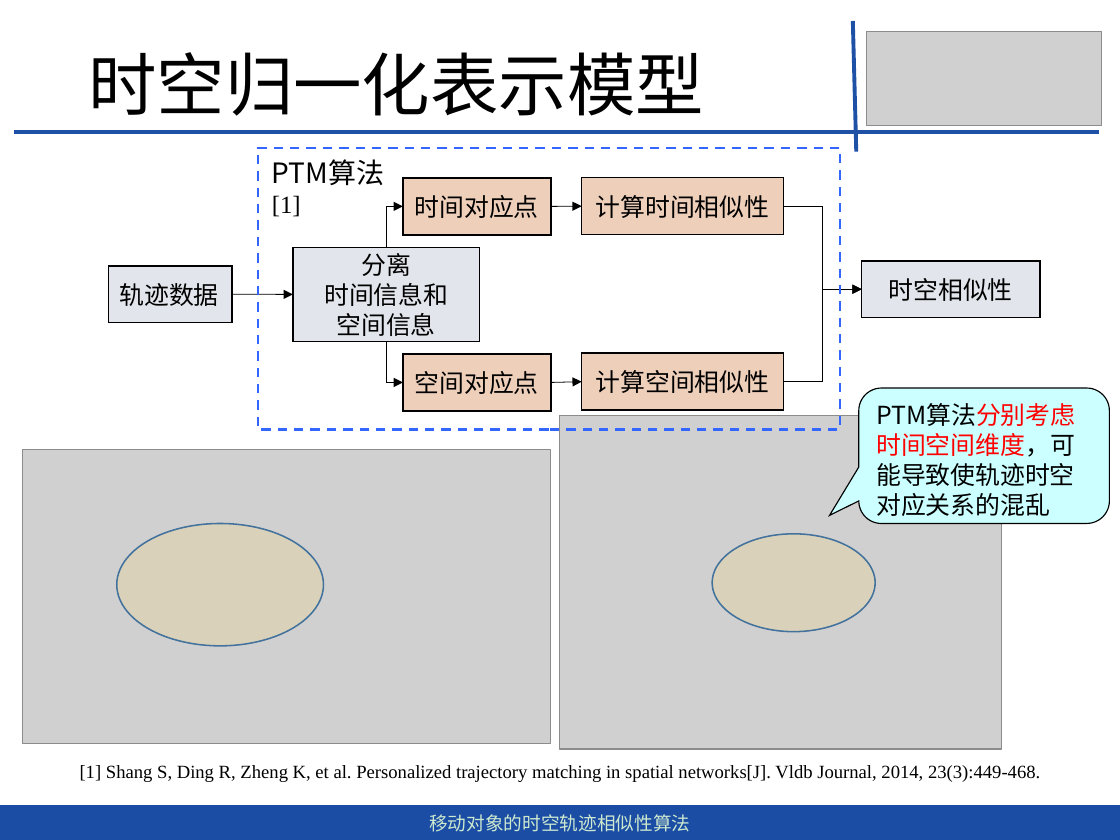
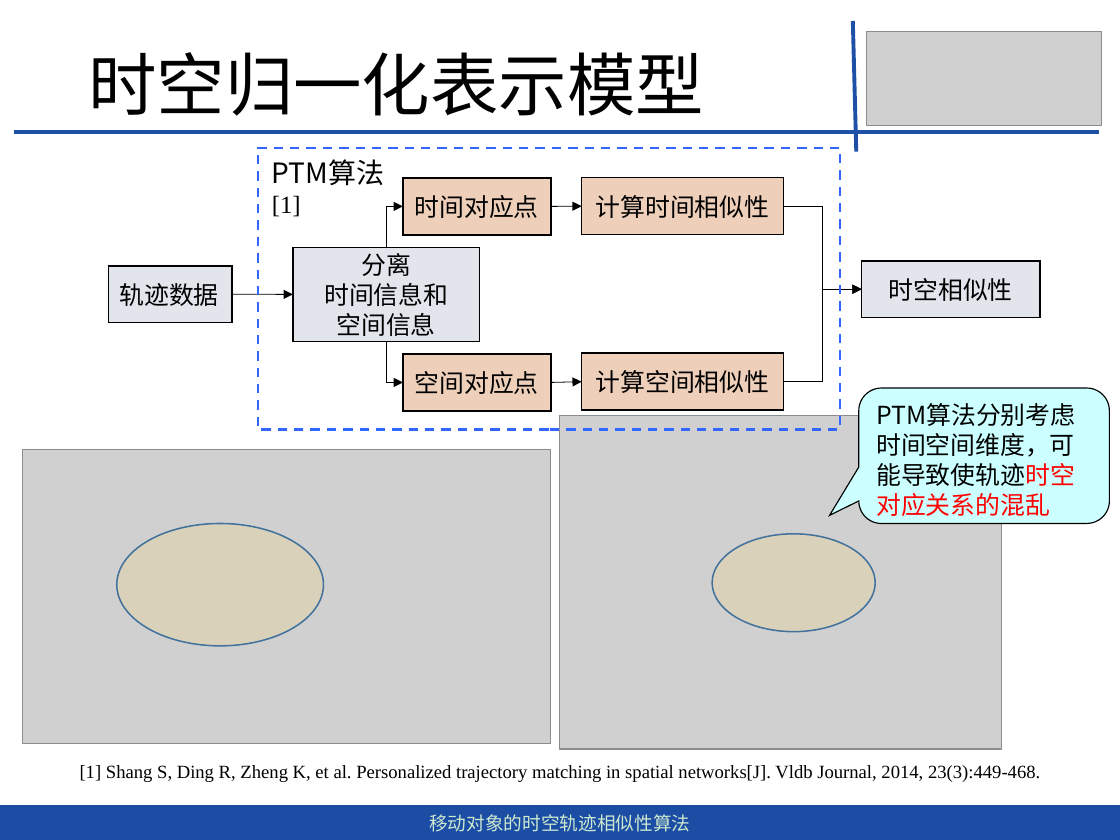
Before and after one commit to dingguangwei/biyelunwen, a slide deck: slide 8 of 移动对象的时空轨迹相似性查询算法-丁光伟-第2版.pptx. Drawn at 1120x840 pixels with LibreOffice and Linux fonts; fonts in the diff are those of the drawing; grey boxes stand for pictures. Boxes give left, top, right and bottom in pixels: in the first picture for what was removed or moved away, otherwise in the second. Text is boxed around its words. In the diff, an @@ line names an element or a change of style, - is before the commit and + after.

```diff
--- a/移动对象的时空轨迹相似性查询算法-丁光伟-第2版.pptx
+++ b/移动对象的时空轨迹相似性查询算法-丁光伟-第2版.pptx
@@ rounded speech box "PTM算法分别考虑时间空间维度，可能导致使轨迹时空对应关系的混乱" at (859,388,1110,523): text colour #FF0000 to #000000, text colour #000000 to #FF0000 in "PTM算法分别考虑时间空间维度，可能导致使轨迹时空对应关系的混乱" @@
```
Also in this commit, not shown: 6 other slides changed, 1 slide added, 3 other files.
